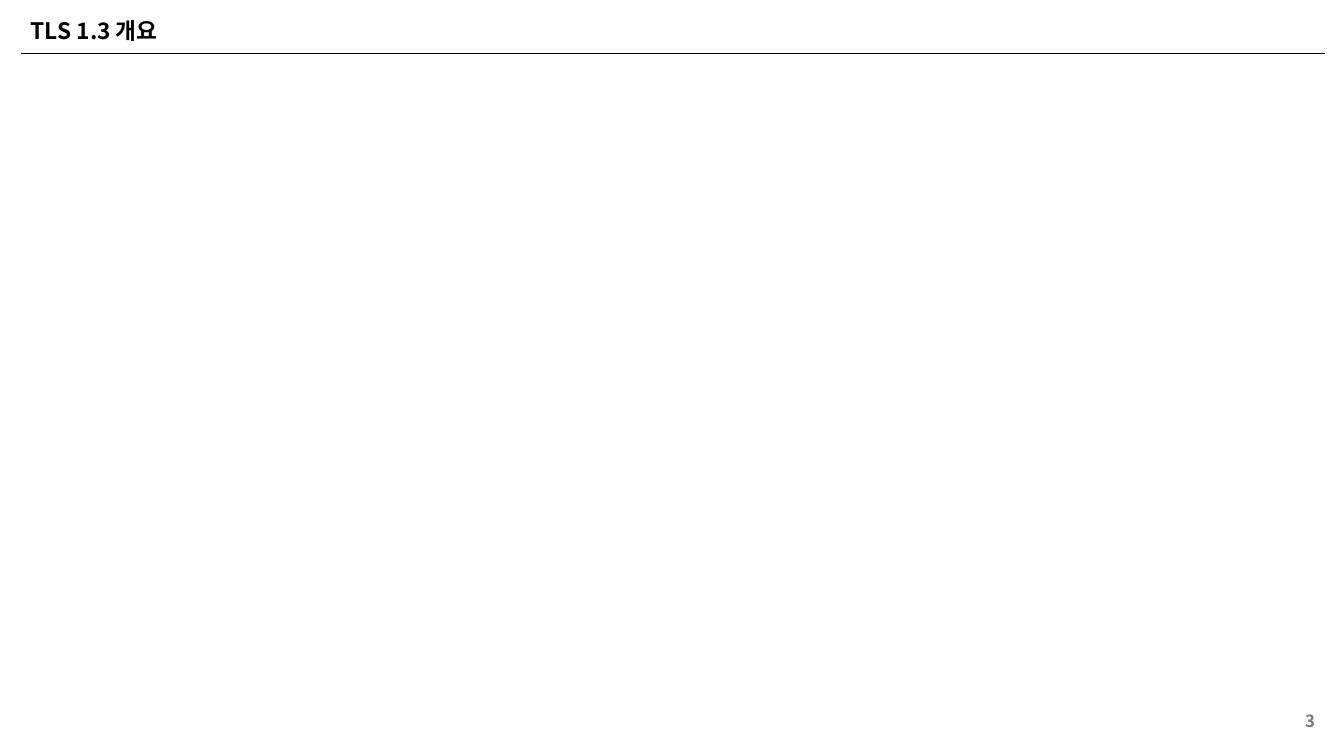
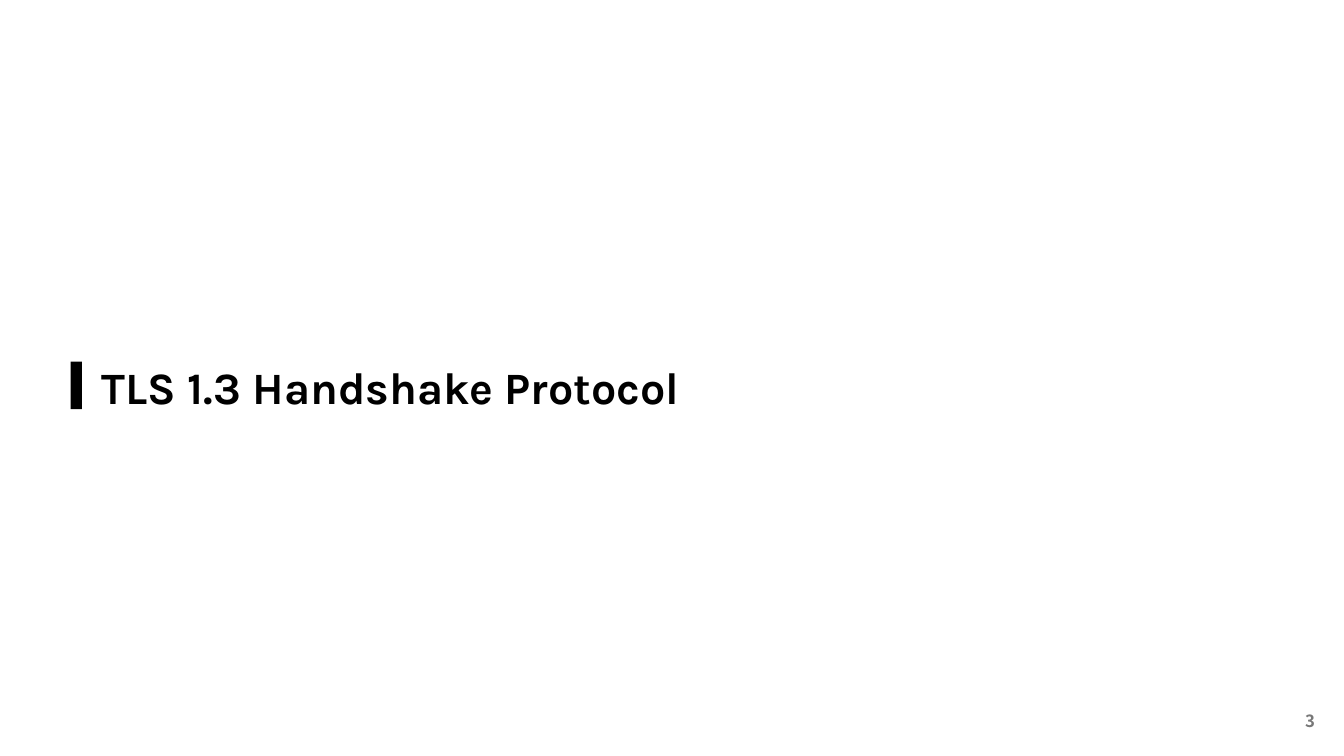
Before and after one commit to east-chord-0729/0-RTT-Security, a slide deck: slide 3 of 0-RTT-Security.pptx. Drawn at 1344x756 pixels with LibreOffice and Linux fonts; fonts in the diff are those of the drawing. Boxes give left, top, right and bottom in pixels: in the first picture for what was removed or moved away, otherwise in the second. Text is boxed around its words. In the diff, an @@ line names an element or a change of style, - is before the commit and + after.

```diff
--- a/0-RTT-Security.pptx
+++ b/0-RTT-Security.pptx
@@ line removed from (21, 53) to (1325, 53) @@
@@ title "TLS 1.3 Handshake Protocol" at [102, 373, 680, 405]: vertical alignment middle to bottom @@
@@ rectangle added at [71, 362, 82, 409], fill #000000 @@
@@ title at [102, 373, 680, 405]: text changed; size 16.2 to 32 pt; font Noto Sans CJK KR to Karla @@
-TLS 1.3 개요
+TLS 1.3 Handshake Protocol
```
Also in this commit, not shown: 16 slides added, 2 slides removed, 1 other file.
